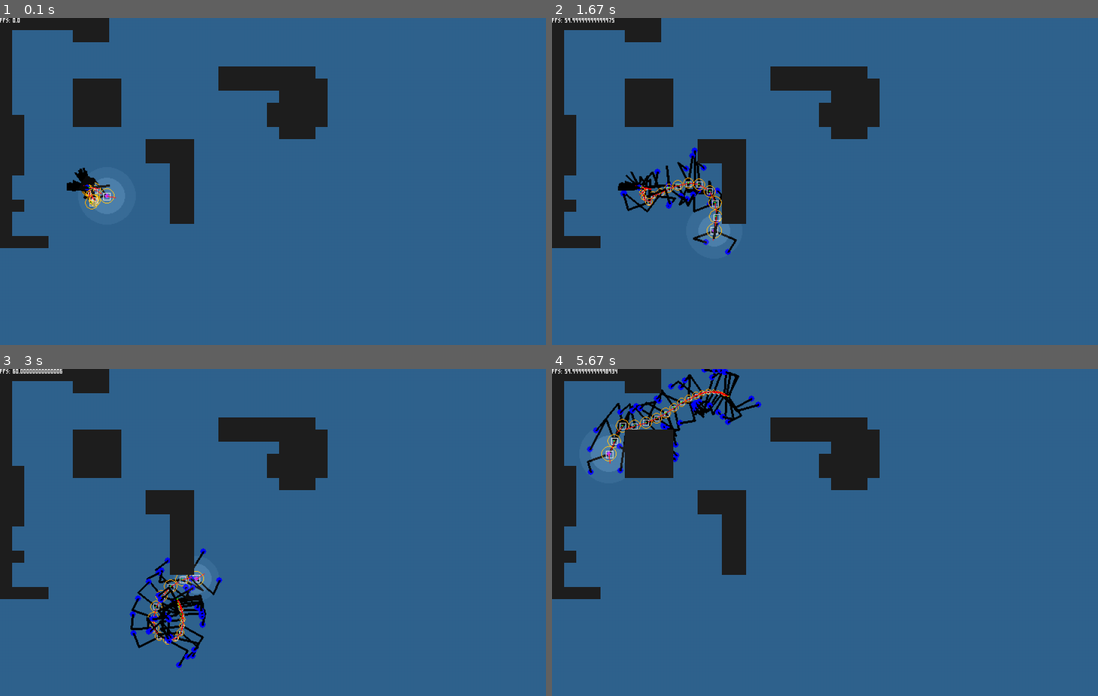
Above: before the commit, frames 1-4 (two rows, left to right).
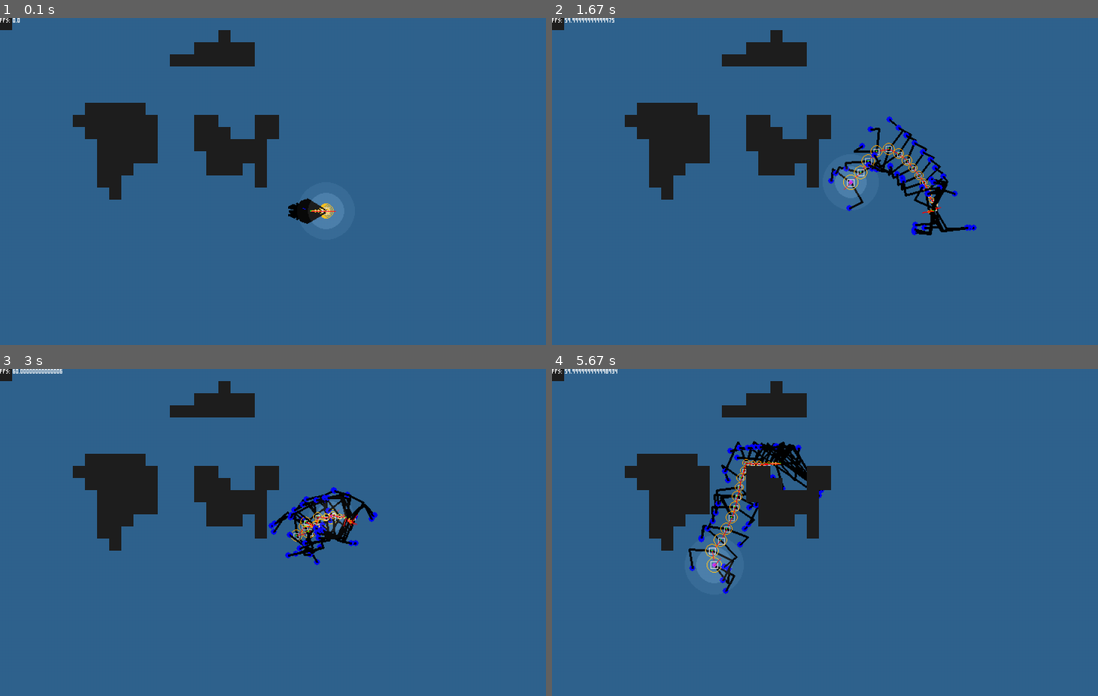
Above: after the commit, the same moments.

Repository: towella/testing-procedural-animation
Game: pygame game, started from code/main.py
The game is run twice, just before and just after one commit, with the same random seed, the same clock (stepped at 60 frames per second) and the same inputs.
Inputs (mouse positions are in pixels of both pictures, inside the frame that each line leads up to):
- Up to frame 1 (0.1 s): no input
- Up to frame 2 (1.67 s): press the mouse at (814, 132) at 0.37 s; move the mouse to (732, 132) at 0.47 s; release the mouse at (655, 132) at 0.6 s; press the mouse at (775, 47) at 0.7 s; move the mouse to (748, 57) at 0.8 s; release the mouse at (715, 63) at 0.93 s; press the mouse at (677, 109) at 1.03 s; move the mouse to (857, 207) at 1.13 s; release the mouse at (1032, 305) at 1.27 s; press the mouse at (775, 37) at 1.37 s; move the mouse to (743, 161) at 1.47 s; release the mouse at (704, 286) at 1.6 s
- Up to frame 3 (3 s): press the mouse at (202, 470) at 1.7 s; move the mouse to (158, 525) at 1.8 s; release the mouse at (120, 584) at 1.93 s; press the mouse at (152, 470) at 2.03 s; move the mouse to (311, 437) at 2.13 s; release the mouse at (475, 408) at 2.27 s; press the mouse at (251, 411) at 2.37 s; move the mouse to (283, 512) at 2.47 s; release the mouse at (316, 614) at 2.6 s; press the mouse at (212, 483) at 2.7 s; move the mouse to (311, 463) at 2.8 s; release the mouse at (409, 440) at 2.93 s
- Up to frame 4 (5.67 s): press the mouse at (693, 470) at 3.03 s; move the mouse to (781, 493) at 3.13 s; release the mouse at (868, 512) at 3.27 s; press the mouse at (775, 398) at 3.37 s; move the mouse to (743, 473) at 3.47 s; release the mouse at (710, 545) at 3.6 s; press the mouse at (677, 470) at 3.7 s; move the mouse to (764, 457) at 3.8 s; release the mouse at (852, 440) at 3.93 s; press the mouse at (628, 470) at 4.03 s; move the mouse to (628, 519) at 4.13 s; release the mouse at (628, 565) at 4.27 s; press the mouse at (786, 398) at 4.87 s; move the mouse to (906, 512) at 4.97 s; release the mouse at (1027, 627) at 5.1 s; press the mouse at (644, 483) at 5.2 s; move the mouse to (677, 532) at 5.3 s; release the mouse at (710, 581) at 5.43 s; press the mouse at (814, 470) at 5.53 s; move the mouse to (901, 480) at 5.63 s

The runs differ from the first frame. In frame 1, 14% of the frame differs, in the area x 0-63%, y 0-71%; in frame 2, 17%; in frame 3, 17%; in frame 4, 17%, in the area x 0-60%, y 0-71%.

Commit message:
Targets and Pathfinding
- Created brain class - tells player body what to do
- Added target randomisation to brain class (every time previous target is touched by player head)
- Added A* pathfinding algorithm to brain. Calculates path to current target. Recalculates when target changes or is reached.
- A* needs fixes (see TODO file)

Diff:
--- a/code/level.py
+++ b/code/level.py
@@ -78,9 +78,6 @@
         self.all_tile_sprites.update(scroll_value)  # applies new scroll to all tile sprites
         self.all_object_sprites.update(scroll_value)  # applies new scroll to all object sprites'''
 
-        self.player_target = (0, 0)  # target the player moves towards
-        self.find_player_target(self.collideable, True)
-
         # - text setup -
         self.small_font = Font(resource_path(fonts['small_font']), 'white')
         self.large_font = Font(resource_path(fonts['large_font']), 'white')
@@ -260,47 +257,19 @@
         self.large_font.render('PAUSED', self.screen_surface, (center_object_x(width, self.screen_surface), 20))
 
 # -- getters and setters --
-    def set_pause(self, bool=True):
-        self.pause = bool
-
-# -- other --
-
-    # TODO sometimes spawns inside tile
-    def find_player_target(self, tiles, init=False):
-        head = self.player.sprite.get_head()
-        # if target has been collected generate a new one
-        if head.hitbox.collidepoint(self.player_target) or init:
-            self.player_target = (randint(0, self.screen_rect.width),
-                                  randint(0, self.screen_rect.height))
-
-            # continue to randomly generate point until point not in a tile
-            repeat = True
-            while repeat:
-                for tile in tiles:
-                    if tile.hitbox.collidepoint(self.player_target):
-                        self.player_target = (randint(0, self.screen_rect.width),
-                                              randint(0, self.screen_rect.height))
-                        repeat = True # point has been re-randomized and needs to be tested again
-                        break
-                    repeat = False  # point has not yet failed testing
+    def set_pause(self, pause=True):
+        self.pause = pause
 
 # -------------------------------------------------------------------------------- #
 
     # updates the level allowing tile scroll and displaying tiles to screen
     # order is equivalent of layers
-    def update(self, mouse_pos, dt, fps):
+    def update(self, mouse_pos, dt):
         # #### INPUT > GAME(checks THEN UPDATE) > RENDER ####
         # checks deal with previous frames interactions. Update creates interactions for this frame which is then diplayed
 
         # -- INPUT --
         self.get_input()
-        if pygame.mouse.get_pressed(3)[0]:
-            in_tile = False
-            for tile in self.collideable:
-                if tile.hitbox.collidepoint(mouse_pos):
-                    in_tile = True
-            if not in_tile:
-                self.player_target = mouse_pos
 
         # -- CHECKS (For the previous frame)  --
         if not self.pause:
@@ -329,8 +298,7 @@
                     self.tiles_in_screen.append(tile)'''
 
         # -- UPDATES -- player needs to be before tiles for scroll to function properly
-            self.player.update(self.collideable, self.player_target, dt)  #, self.tiles_in_screen, scroll_value, self.player_spawn)
-            self.find_player_target(self.collideable)
+            self.player.update(self.collideable, dt, mouse_pos)  #, self.tiles_in_screen, scroll_value, self.player_spawn)
             #self.all_sprites.update(scroll_value)'''
 
         # -- RENDER --
@@ -349,4 +317,7 @@
             '''put debug tools here'''
             for tile in self.collideable:
                 pygame.draw.rect(self.screen_surface, 'green', tile.hitbox, 1)
-            pygame.draw.circle(self.screen_surface, 'red', self.player_target, 2)
+            # TODO testing
+            for point in self.player.sprite.brain.path:
+                pygame.draw.circle(self.screen_surface, 'green', point, 2)
+            pygame.draw.circle(self.screen_surface, 'pink', self.player.sprite.brain.target, 2)
--- a/code/main.py
+++ b/code/main.py
@@ -117,7 +117,7 @@
 
         # -- Update --
         screen.fill((48, 99, 142))  # fill background with colour
-        level.update(mouse_pos, dt, fps)  # runs level processes
+        level.update(mouse_pos, dt)  # runs level processes
 
         font.render(f'FPS: {str(clock.get_fps())}', screen, (0, 0))  # TODO Debugging only, remove
 
--- a/code/player.py
+++ b/code/player.py
@@ -1,5 +1,6 @@
 import pygame, math
-from game_data import tile_size, controller_map
+from random import randint
+from game_data import tile_size, controller_map, screen_width, screen_height
 from lighting import Light
 from support import get_angle, get_distance, lerp2D
 
@@ -13,6 +14,7 @@
         self.controllers = self.level.controllers
 
         # -- player setup --
+        # - Body -
         self.speed = 3
         self.seg_spacing = segment_spacing
         self.max_seg_speed = 5
@@ -32,6 +34,10 @@
         self.collision_tolerance = tile_size
         self.corner_correction = 8  # tolerance for correcting player on edges of tiles (essentially rounded corners)
         self.vertical_corner_correction_boost = 4
+
+
+        # - Brain -
+        self.brain = Brain(self.head)
 
 # -- initialisation --
 
@@ -116,10 +122,7 @@
         self.rect.y -= int(scroll_value[0])
         self.sync_hitbox()
 
-    def update(self, tiles, mouse_pos, dt): #, scroll_value, current_spawn):
-        # reset without interfering with each other.
-        #self.hitbox = self.norm_hitbox  # same with hitbox as terminal vel
-        #self.sync_hitbox()  # just in case
+    def update(self, tiles, dt, mouse_pos): #, scroll_value, current_spawn):
 
         # respawns player if respawn has been evoked
         #if self.respawn:
@@ -129,29 +132,20 @@
         #self.get_input(dt, tiles)
 
         # -- CHECKS/UPDATE --
-
-        # - collision and movement -
-        # MOVEMENT
+        # - update brain -
+        # TODO move to brain update
+        self.brain.update(tiles, mouse_pos)
+        target = self.brain.get_target()
+
+
+        # - update body -
         for i in range(len(self.segments)):
             # if not a head don't pass mouse cursor (point is based on parent seg)
             if i > 0:
                 self.segments[i].update(tiles)
-            # if head pass mouse cursor as point to follow
+            # if head pass player target as point to move towards
             else:
-                self.segments[i].update(tiles, mouse_pos)
-
-        # COLLISIONS
-        # applies direction to player then resyncs hitbox (included in most movement/collision functions)
-        # HITBOX MUST BE SYNCED AFTER EVERY MOVE OF PLAYER RECT
-        # x and y collisions are separated to make diagonal collisions easier and simpler to handle
-        # x
-        '''self.sync_hitbox()
-        self.collision_x(self.hitbox, tiles)'''
-
-        # y
-        # applies direction to player then resyncs hitbox
-        '''self.apply_y_direction(dt)  # gravity
-        self.collision_y(self.hitbox, tiles)'''
+                self.segments[i].update(tiles, target)
 
         # scroll shouldn't have collision applied, it is separate movement
         #self.apply_scroll(scroll_value)
@@ -168,6 +162,8 @@
         for light in self.lights:
             light.draw()
 
+
+# -- BODY --
 
 class Body_Segment:
     def __init__(self, surface, spawn, segment_spacing, max_flex, max_move_speed, legs, parent_body_segment=None):
@@ -222,7 +218,7 @@
 
         # - Limit angle (limit segment joint's flex) -
         # relative_angle = the new angle - the neutral alignment from last frame before changing to face point
-        if self.head:
+        '''if self.head:
             child_rot = self.child_seg.get_rot()
             relative_angle = angle - child_rot
             # relative angle should always be less than 180
@@ -231,16 +227,16 @@
             elif relative_angle < -180:
                 relative_angle = 180 + (relative_angle + 180)
             # TODO head and other segs are all the same now?? no parents required anymore!
-            '''#else:
+            #else:
                 #prev_point = self.parent_seg.get_prev_pos()  # get parent position before movement
                 #prev_alignment = get_angle(self.pos, prev_point)  # get neutral alignment angle from before parent moved
-                #relative_angle = angle - prev_alignment  # 'displacement' angle from neutral. + or - indicates > or < neutral'''
+                #relative_angle = angle - prev_alignment  # 'displacement' angle from neutral. + or - indicates > or < neutral
             # limit rotation
             if abs(relative_angle) > self.max_flex:
                 if relative_angle > 0:
                     angle = child_rot + self.max_flex
                 elif relative_angle < 0:
-                    angle = child_rot - self.max_flex
+                    angle = child_rot - self.max_flex'''
 
         # - update and adjust angles -
         self.rot = angle  # update segment rotation
@@ -537,3 +533,170 @@
         # TODO testing 0 elbow
         #pygame.draw.line(self.surface, 'black', self.anchor, self.feet[0], self.leg_thickness)
         #pygame.draw.line(self.surface, 'black', self.anchor, self.feet[1], self.leg_thickness)
+
+
+# -- BRAIN --
+
+class Brain:
+    def __init__(self, head_segment):
+        self.head = head_segment
+
+        # -- pathfinding --
+        self.target = self.head.get_pos()
+        self.path = [self.head.get_pos()]  # start path as current position (no target yet defined). Len must be > 0
+        self.path_precision = 15  # !!!!! should be less than tile size !!!!!
+
+    # -- calculate propeties --
+
+    def pathfind(self, target, tiles):
+        # TODO what size should this rect be??
+        target_rect = pygame.Rect(target, (self.path_precision, self.path_precision))
+        # neighbours includes cardinal and diagonal neighbours
+        neighbours = [(self.path_precision, 0),
+                      (0, self.path_precision),
+                      (-self.path_precision, 0),
+                      (0, -self.path_precision),
+                      (self.path_precision, self.path_precision),
+                      (self.path_precision, -self.path_precision),
+                      (-self.path_precision, self.path_precision),
+                      (-self.path_precision, -self.path_precision)]
+        start = (int(self.head.get_pos()[0]), int(self.head.get_pos()[1]))
+        # for open and closed dicts: {(xpos, ypos): nodeInstance}
+        open = {start: PathNode(start, 0, start, target)}  # nodes to be evaluated (initally only contains starting node)
+        closed = {}  # nodes that have been evalutated
+
+        run = True
+        while run:
+            # find node with lowest f cost in open
+            current_node = open[list(open.keys())[0]]
+            for node in open.keys():
+                # if node has better f cost than current node or (the f costs are the same but
+                # the h cost is better), set to current
+                if open[node].get_f() < current_node.get_f() or \
+                  (open[node].get_f() == current_node.get_f() and open[node].get_h() < current_node.get_h()):
+                    current_node = open[node]
+
+            current_pos = current_node.get_pos()
+            # update dicts
+            closed[current_pos] = current_node  # add node to closed
+            del open[current_pos]  # remove node from open
+
+            # if the current node has the same pos as the target, end and return full path
+            if target_rect.collidepoint(current_pos):
+                run = False
+
+                node = closed[current_pos]
+                path = [target]
+                # keep adding parent positions to path until start node is reached. Follow path using parents
+                # does not include start node position (already there)
+                while node.get_pos() != start:
+                    path.append(node.get_pos())
+                    node = node.get_parent()
+                # exit loop with the full path (reversed so the start is at the start and the target is at the end)
+                path.reverse()
+                return path
+
+            # if not the target, check through all the neighbouring positions
+            for i in range(len(neighbours)):
+                # find adjacent coordinate
+                neighbour_pos = (int(current_pos[0] + neighbours[i][0]), int(current_pos[1] + neighbours[i][1]))
+
+                # check node is not already in closed before looping over tiles, if it is skip to next neighbour
+                if neighbour_pos not in closed.keys():
+                    # checks if neighbour is traversable or not, if not skip to next neighbour
+                    traversable = True
+                    for tile in tiles:
+                        if tile.hitbox.collidepoint(neighbour_pos):
+                            traversable = False
+                            break
+                    if traversable:
+
+                        neighbour_g = current_node.get_g() + self.path_precision  # increases g one node further along path
+                        # if it is either not in open or path to neighbour is shorter (based on g cost), add to open
+                        if neighbour_pos not in open.keys() or neighbour_g < open[neighbour_pos].get_g():
+                            # set/update node in open
+                            open[neighbour_pos] = PathNode(neighbour_pos, neighbour_g, start, target, current_node)
+
+    def find_target(self, tiles, mouse_pos):
+        # TODO testing, if mouse has clicked, change target
+        if pygame.mouse.get_pressed(3)[0]:
+            in_tile = False
+            for tile in tiles:
+                if tile.hitbox.collidepoint(mouse_pos):
+                    in_tile = True
+            if not in_tile:
+                self.target = mouse_pos
+
+        # if target has been collected generate a new one
+        if self.head.hitbox.collidepoint(self.target):
+            self.target = (randint(0, screen_width), randint(0, screen_height))
+
+            # continue to randomly generate point until point not in a tile
+            repeat = True
+            while repeat:
+                for tile in tiles:
+                    if tile.hitbox.collidepoint(self.target):
+                        self.target = (randint(0, screen_width), randint(0, screen_height))
+                        repeat = True  # point has been re-randomized and needs to be tested again
+                        break
+                    repeat = False  # point has not yet failed testing
+
+    # -- getters and setters --
+    # returns next point in the path to the real final target
+    def get_target(self):
+        return self.path[0]
+
+    # -- update --
+    def update(self, tiles, mouse_pos):
+        # find target (if target needs to be found)
+        self.find_target(tiles, mouse_pos)
+
+        # create or modify path to target
+        if self.head.hitbox.collidepoint(self.path[0]):
+            self.path = self.path[1:]
+        # if path is empty or the final point (the target) != to the current target, recalculate path
+        if len(self.path) == 0 or self.path[-1] != self.target:
+            self.path = self.pathfind(self.target, tiles)
+
+
+class PathNode:
+    def __init__(self, pos, g_cost, start, target, parent=None):
+        # position
+        self.pos = pos
+
+        # points
+        self.start = start
+        self.target = target
+
+        # parents and children
+        self.parent = parent
+        self.children = []
+
+        # costs
+        # TODO may cause problems if this is incorrect way of calculating them
+        self.g = g_cost  # distance from node to start node (not counting this node)
+        self.h = int(get_distance(self.pos, target))  # distance from node to target node (not counting this node)
+        self.f = self.g + self.h
+
+    # -- getters and setters --
+
+    def get_pos(self):
+        return self.pos
+
+    def get_g(self):
+        return self.g
+
+    def get_h(self):
+        return self.h
+
+    def get_f(self):
+        return self.f
+
+    def get_parent(self):
+        return self.parent
+
+    def get_children(self):
+        return self.children
+
+    def add_child(self, node):
+        self.children.append(node)
--- a/rooms/tiled_rooms/room_0.tmx
+++ b/rooms/tiled_rooms/room_0.tmx
@@ -3,7 +3,7 @@
  <tileset firstgid="1" source="../../assets/level_assets/tiles/tile_set_template/tile_set_template.tsx"/>
  <group id="3" name="systems">
   <objectgroup id="2" name="spawns">
-   <object id="2" template="../tiled_templates/Spawn.tx" name="initial" class="Spawn" x="115" y="224">
+   <object id="2" template="../tiled_templates/Spawn.tx" name="initial" class="Spawn" x="400" y="255">
     <properties>
      <property name="player_facing" value="right"/>
     </properties>
@@ -13,25 +13,25 @@
  <group id="4" name="visuals">
   <layer id="1" name="collideable" class="CollideableTile" width="30" height="19">
    <data encoding="csv">
-63,63,63,63,63,63,63,63,63,0,0,0,0,0,0,0,0,0,0,0,0,0,0,0,0,0,0,0,0,0,
-63,0,0,0,0,0,63,63,63,0,0,0,0,0,0,0,0,0,0,0,0,0,0,0,0,0,0,0,0,0,
 63,0,0,0,0,0,0,0,0,0,0,0,0,0,0,0,0,0,0,0,0,0,0,0,0,0,0,0,0,0,
-63,0,0,0,0,0,0,0,0,0,0,0,0,0,0,0,0,0,0,0,0,0,0,0,0,0,0,0,0,0,
-63,0,0,0,0,0,0,0,0,0,0,0,0,0,0,0,0,0,63,63,63,63,63,63,63,63,0,0,0,0,
-63,0,0,0,0,0,63,63,63,63,0,0,0,0,0,0,0,0,63,63,63,63,63,63,63,63,63,0,0,0,
-63,0,0,0,0,0,63,63,63,63,0,0,0,0,0,0,0,0,0,0,0,0,0,63,63,63,63,0,0,0,
-63,0,0,0,0,0,63,63,63,63,0,0,0,0,0,0,0,0,0,0,0,0,63,63,63,63,63,0,0,0,
-63,63,0,0,0,0,63,63,63,63,0,0,0,0,0,0,0,0,0,0,0,0,63,63,63,63,63,0,0,0,
-63,63,0,0,0,0,0,0,0,0,0,0,0,0,0,0,0,0,0,0,0,0,0,63,63,63,0,0,0,0,
-63,63,0,0,0,0,0,0,0,0,0,0,63,63,63,63,0,0,0,0,0,0,0,0,0,0,0,0,0,0,
-63,63,0,0,0,0,0,0,0,0,0,0,63,63,63,63,0,0,0,0,0,0,0,0,0,0,0,0,0,0,
-63,63,0,0,0,0,0,0,0,0,0,0,0,0,63,63,0,0,0,0,0,0,0,0,0,0,0,0,0,0,
-63,0,0,0,0,0,0,0,0,0,0,0,0,0,63,63,0,0,0,0,0,0,0,0,0,0,0,0,0,0,
-63,0,0,0,0,0,0,0,0,0,0,0,0,0,63,63,0,0,0,0,0,0,0,0,0,0,0,0,0,0,
-63,63,0,0,0,0,0,0,0,0,0,0,0,0,63,63,0,0,0,0,0,0,0,0,0,0,0,0,0,0,
-63,0,0,0,0,0,0,0,0,0,0,0,0,0,63,63,0,0,0,0,0,0,0,0,0,0,0,0,0,0,
-63,0,0,0,0,0,0,0,0,0,0,0,0,0,0,0,0,0,0,0,0,0,0,0,0,0,0,0,0,0,
-63,63,63,63,0,0,0,0,0,0,0,0,0,0,0,0,0,0,0,0,0,0,0,0,0,0,0,0,0,0
+0,0,0,0,0,0,0,0,0,0,0,0,0,0,0,0,0,0,63,0,0,0,0,0,0,0,0,0,0,0,
+0,0,0,0,0,0,0,0,0,0,0,0,0,0,0,0,63,63,63,63,63,0,0,0,0,0,0,0,0,0,
+0,0,0,0,0,0,0,0,0,0,0,0,0,0,63,63,63,63,63,63,63,0,0,0,0,0,0,0,0,0,
+0,0,0,0,0,0,0,0,0,0,0,0,0,0,0,0,0,0,0,0,0,0,0,0,0,0,0,0,0,0,
+0,0,0,0,0,0,0,0,0,0,0,0,0,0,0,0,0,0,0,0,0,0,0,0,0,0,0,0,0,0,
+0,0,0,0,0,0,0,0,0,0,0,0,0,0,0,0,0,0,0,0,0,0,0,0,0,0,0,0,0,0,
+0,0,0,0,0,0,0,63,63,63,63,63,0,0,0,0,0,0,0,0,0,0,0,0,0,0,0,0,0,0,
+0,0,0,0,0,0,63,63,63,63,63,63,63,0,0,0,63,63,0,0,0,63,63,0,0,0,0,0,0,0,
+0,0,0,0,0,0,0,63,63,63,63,63,63,0,0,0,63,63,63,0,0,63,63,0,0,0,0,0,0,0,
+0,0,0,0,0,0,0,0,63,63,63,63,63,0,0,0,63,63,63,63,63,63,0,0,0,0,0,0,0,0,
+0,0,0,0,0,0,0,0,63,63,63,63,63,0,0,0,0,63,63,63,63,63,0,0,0,0,0,0,0,0,
+0,0,0,0,0,0,0,0,63,63,63,0,0,0,0,0,0,63,63,63,0,63,0,0,0,0,0,0,0,0,
+0,0,0,0,0,0,0,0,63,63,0,0,0,0,0,0,0,0,0,0,0,63,0,0,0,0,0,0,0,0,
+0,0,0,0,0,0,0,0,0,63,0,0,0,0,0,0,0,0,0,0,0,0,0,0,0,0,0,0,0,0,
+0,0,0,0,0,0,0,0,0,0,0,0,0,0,0,0,0,0,0,0,0,0,0,0,0,0,0,0,0,0,
+0,0,0,0,0,0,0,0,0,0,0,0,0,0,0,0,0,0,0,0,0,0,0,0,0,0,0,0,0,0,
+0,0,0,0,0,0,0,0,0,0,0,0,0,0,0,0,0,0,0,0,0,0,0,0,0,0,0,0,0,0,
+0,0,0,0,0,0,0,0,0,0,0,0,0,0,0,0,0,0,0,0,0,0,0,0,0,0,0,0,0,0
 </data>
   </layer>
  </group>
Not shown, changed: TODO
Not shown, changed: rooms/snek-procedural-animation.tiled-session
